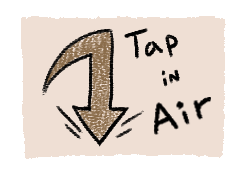
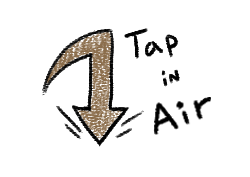
Layer changes from the first (250, 177) image to the second:
hid "Layer 4" over [21,16,226,159]
